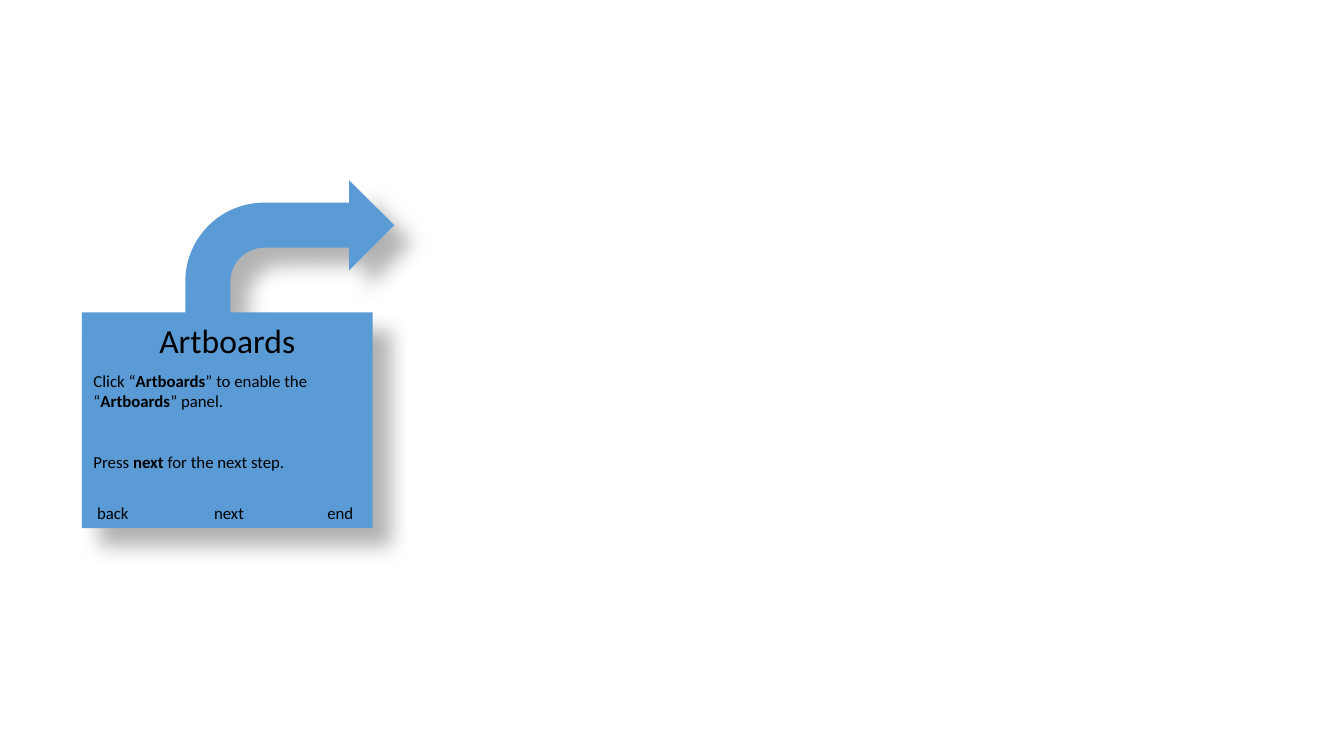
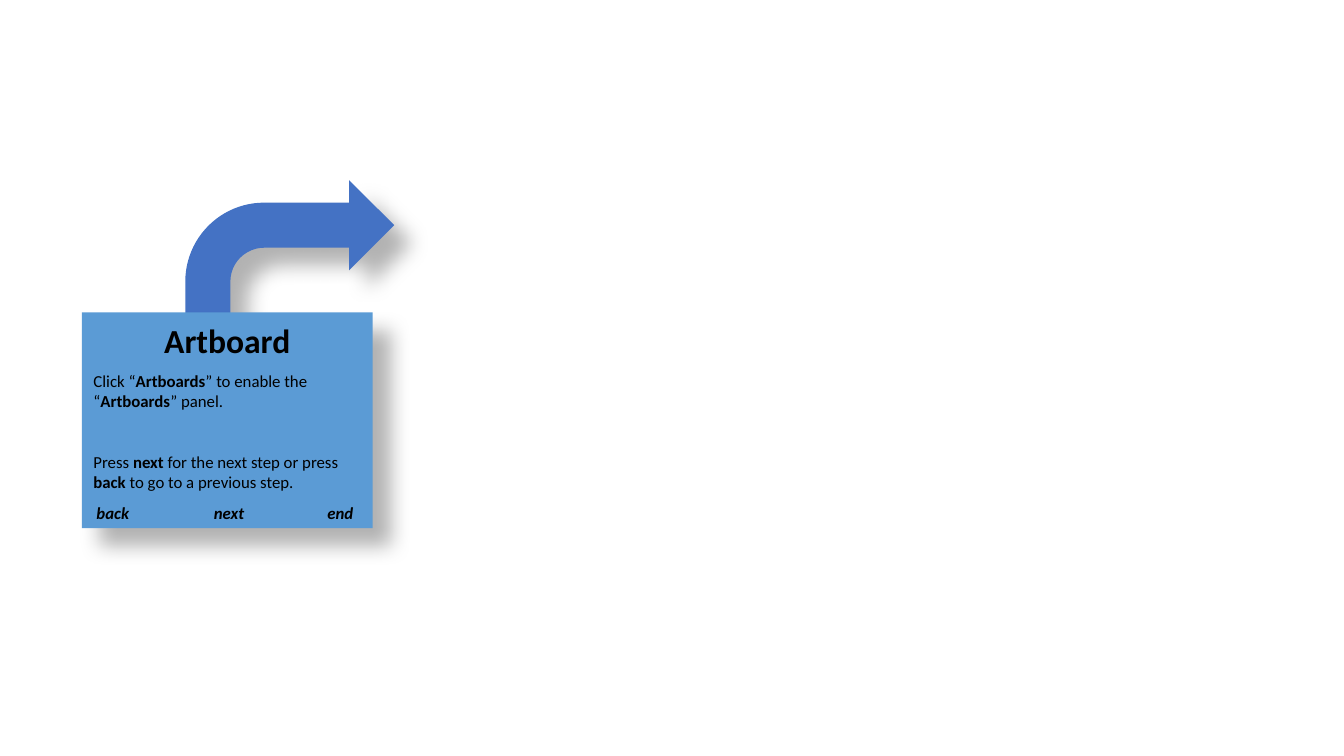
Before and after one commit to ZoeLawson/mcc_tools_tech, a slide deck: slide 3 of Week04-Tours/Homework/meghana_week4_homework/meghana_week4_homework.pptx. Drawn at 1344x756 pixels with LibreOffice and Linux fonts; fonts in the diff are those of the drawing; background and template pictures are left out. Boxes give left, top, right and bottom in pixels: in the first picture for what was removed or moved away, otherwise in the second. Text is boxed around its words. In the diff, an @@ line names an element or a change of style, - is before the commit and + after.

```diff
--- a/Week04-Tours/Homework/meghana_week4_homework/meghana_week4_homework.pptx
+++ b/Week04-Tours/Homework/meghana_week4_homework/meghana_week4_homework.pptx
@@ bent arrow at <box>186,180,394,361</box>: fill #5B9BD5 to #4472C4 @@
@@ text at <box>164,329,290,354</box>: text changed; bold on @@
-Artboards
+Artboard
@@ text at <box>93,456,338,491</box>: text changed @@
-Press next for the next step.
+Press next for the next step or press back to go to a previous step.
@@ bold on, italic on in 3 elements at <box>96,507,129,519</box>, <box>214,508,244,519</box>, <box>327,507,353,519</box> @@
```
Also in this commit, not shown: 2 other slides changed, 3 slides added, 4 slides removed, 1 other file.
